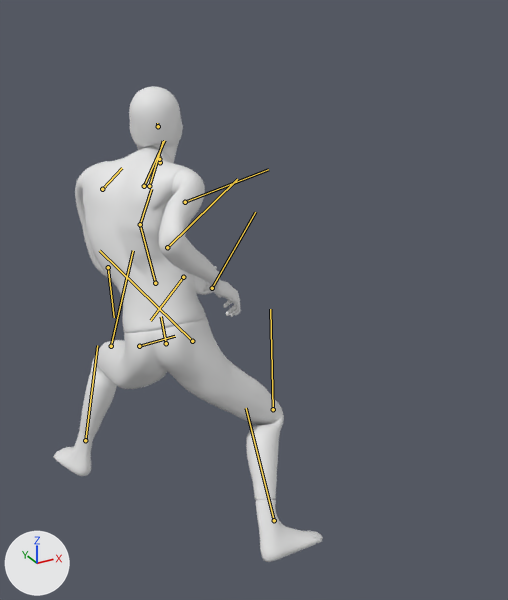
The glTF model armatures/Spear_Sample.glb, before and after one commit.
One viewpoint serves both versions: a 50 mm camera at (-0.79, -1.98, 1.82) aimed at (0.25, -0.08, 0.87). Lighting does not change. The marker at lower left points along +X, +Y and +Z. The older version comes first. Both versions are drawn at frame 19 of the action 'ArmatureAction.002'; the numbers are the values there. The bones that change, and the others that lie on the model, are drawn over the model as lines.

Objects in the first picture: 'sample__body_spear'.
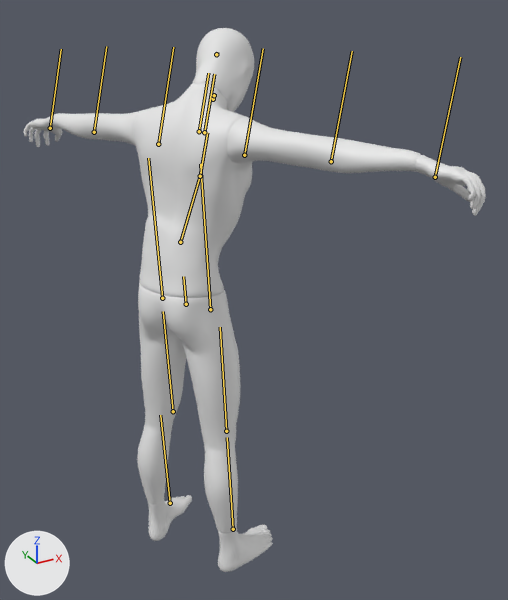
What the commit changed:
Bone 'bone_pelvis' (bone_bone_pelvis) moves from (-0.02, 0.713, -0.049) to (0.018, 0.892, 0.051).
Bone 'bone_pelvis' (bone_bone_pelvis) turns from (-19, -37, 13) to (0, -60, 2) degrees about its own x, y and z.
Bone 'bone_RThigh' (bone_bone_rthigh) turns from (32, -19, 14) to (0, 0, 0) degrees about its own x, y and z.
Bone 'bone_Rlowerleg' (bone_bone_rlowerleg) turns from (-67, -5, 7) to (0, 0, 0) degrees about its own x, y and z.
Bone 'bone_Rfoot' (bone_bone_rfoot) turns from (20, 1, 0) to (0, 0, 0) degrees about its own x, y and z.
Bone 'bone_abs' (bone_bone_abs) turns from (-18, -2, 13) to (-28, -1, -6) degrees about its own x, y and z.
Bone 'bone_torso' (bone_bone_torso) turns from (-13, -13, -26) to (7, -9, 3) degrees about its own x, y and z.
Bone 'bone_head' (bone_bone_head) turns from (41, 35, 32) to (-37, 12, 11) degrees about its own x, y and z.
Bone 'bone_Rclavical' (bone_bone_rclavical) turns from (-1, 2, 2) to (0, 0, 0) degrees about its own x, y and z.
Bone 'bone_Rupperarm' (bone_bone_rupperarm) turns from (-2, -31, -65) to (0, 0, 0) degrees about its own x, y and z.
Bone 'bone_Relbow' (bone_bone_relbow) turns from (-36, 113, -5) to (0, 0, 0) degrees about its own x, y and z.
Bone 'bone_Rhand' (bone_bone_rhand) turns from (-4, -25, 21) to (0, 0, 0) degrees about its own x, y and z.
Bone 'bone_Lclavical' (bone_bone_lclavical) turns from (1, 6, -9) to (0, 0, 0) degrees about its own x, y and z.
Bone 'bone_Lupperarm' (bone_bone_lupperarm) turns from (-64, -39, 96) to (0, 0, 0) degrees about its own x, y and z.
Bone 'bone_Lelbow' (bone_bone_lelbow) turns from (32, -79, 36) to (0, 0, 0) degrees about its own x, y and z.
Bone 'bone_Lhand' (bone_bone_lhand) turns from (6, -4, -27) to (0, 0, 0) degrees about its own x, y and z.
Bone 'bone_LThigh' (bone_bone_lthigh) turns from (63, 26, -26) to (0, 0, 0) degrees about its own x, y and z.
Bone 'bone_Llowerleg' (bone_bone_llowerleg) turns from (-68, 4, -6) to (0, 0, 0) degrees about its own x, y and z.
Bone 'bone_Lfoot' (bone_bone_lfoot) turns from (-3, 1, 5) to (0, 0, 0) degrees about its own x, y and z.

Boxes [x1, y1, x2, y2] around the edits, measured in the pictures (508 x 600 px):
'sample__body_spear', posed (71% wider, 14% taller): before [53, 86, 323, 562]; after [24, 28, 486, 572]
bone 'bone_pelvis', root to tip: before (166, 343) to (161, 316); after (186, 304) to (183, 276)
bone 'bone_RThigh', root to tip: before (192, 341) to (99, 250); after (210, 309) to (200, 164)
bone 'bone_Rlowerleg', root to tip: before (273, 409) to (270, 309); after (226, 431) to (220, 327)
bone 'bone_Rfoot', root to tip: before (274, 520) to (246, 408); after (233, 529) to (227, 437)
bone 'bone_abs', root to tip: before (155, 283) to (140, 224); after (180, 242) to (200, 176)
bone 'bone_torso', root to tip: before (140, 224) to (151, 189); after (200, 176) to (207, 132)
bone 'bone_head', root to tip: before (160, 162) to (159, 159); after (213, 99) to (214, 96)
bone 'bone_Rclavical', root to tip: before (149, 186) to (163, 141); after (204, 132) to (214, 74)
bone 'bone_Rupperarm', root to tip: before (185, 202) to (268, 169); after (244, 155) to (263, 48)
bone 'bone_Relbow', root to tip: before (167, 247) to (237, 179); after (331, 161) to (352, 51)
bone 'bone_Rhand', root to tip: before (212, 288) to (255, 212); after (435, 177) to (460, 57)
bone 'bone_Lclavical', root to tip: before (144, 186) to (164, 140); after (199, 131) to (208, 73)
bone 'bone_Lupperarm', root to tip: before (102, 189) to (122, 168); after (158, 144) to (173, 47)
bone 'bone_Lelbow', root to tip: before (108, 267) to (114, 317); after (94, 132) to (106, 46)
bone 'bone_Lhand', root to tip: before (183, 277) to (150, 320); after (50, 128) to (61, 49)
bone 'bone_LThigh', root to tip: before (139, 346) to (175, 336); after (162, 298) to (148, 158)
bone 'bone_Llowerleg', root to tip: before (111, 346) to (133, 250); after (173, 411) to (163, 311)
bone 'bone_Lfoot', root to tip: before (85, 440) to (97, 345); after (170, 503) to (160, 415)
